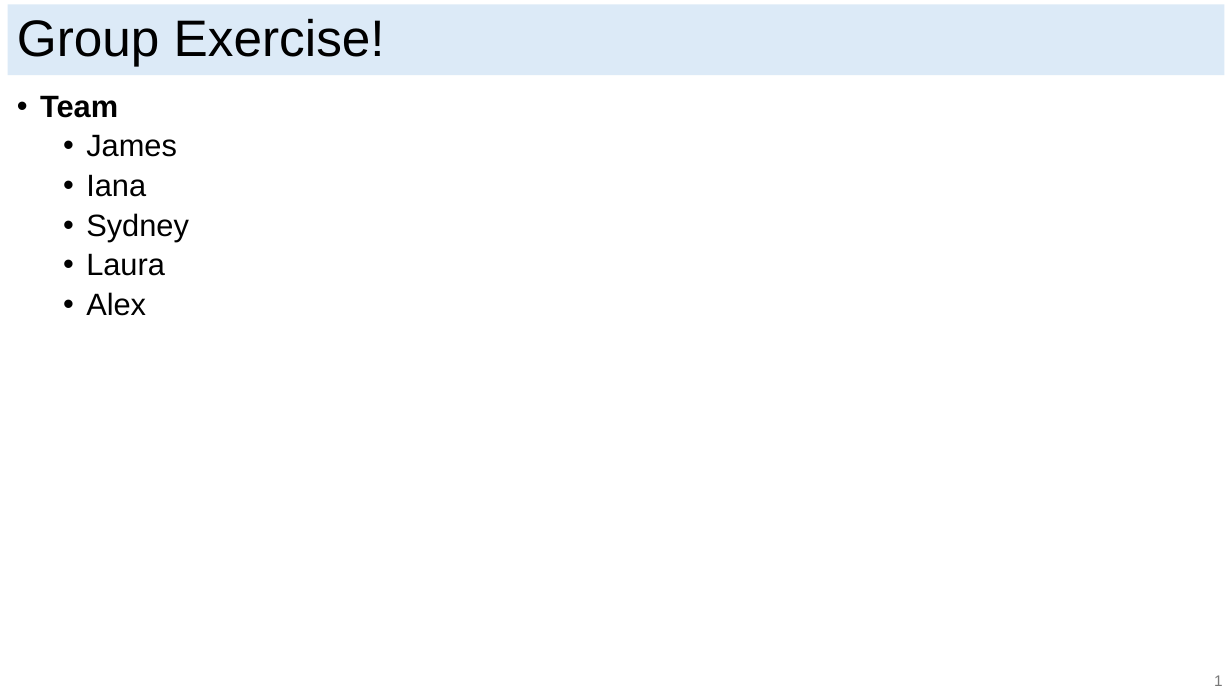
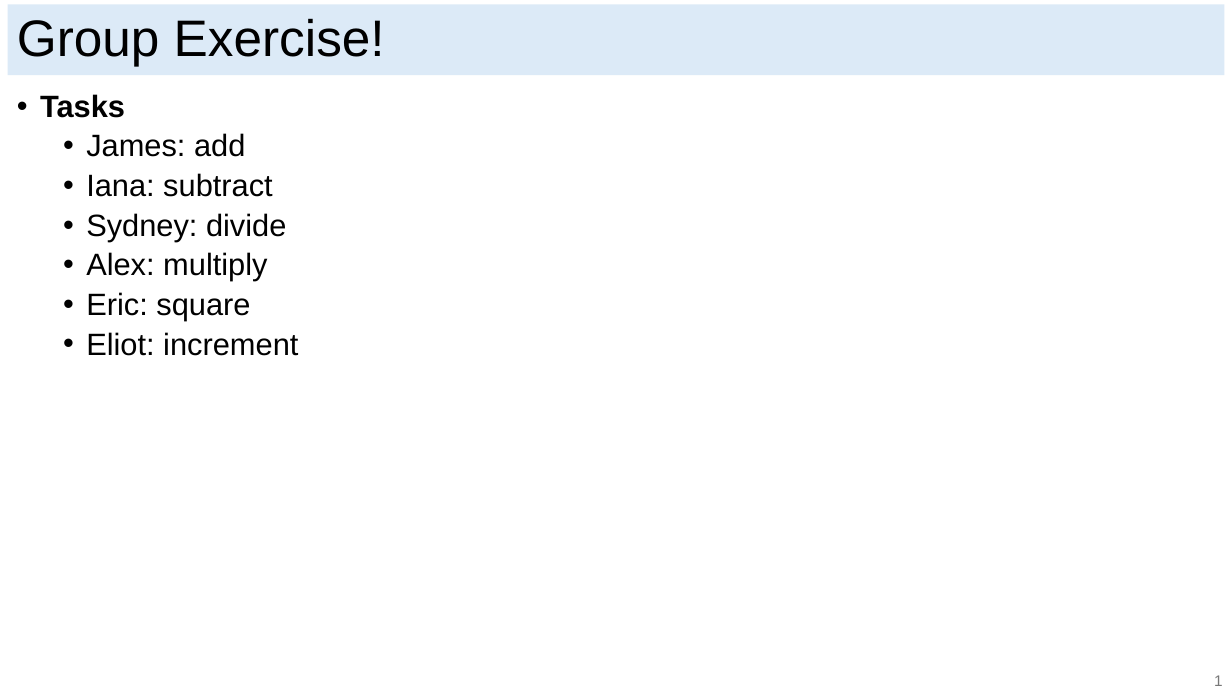
Before and after one commit to ericjmei/git_python_workshop, a slide deck: slide 8 of slides/git_slides.pptx (slide 6 before the commit). Drawn at 1232x693 pixels with LibreOffice and Linux fonts; fonts in the diff are those of the drawing. Boxes give left, top, right and bottom in pixels: in the first picture for what was removed or moved away, otherwise in the second. Text is boxed around its words. In the diff, an @@ line names an element or a change of style, - is before the commit and + after.

Commit message:
Added text to git intro slides.

```diff
--- a/slides/git_slides.pptx
+++ b/slides/git_slides.pptx
@@ text at <box>40,94,298,356</box>: text changed @@
-• Team
-  • James
-  • Iana
-  • Sydney
-  • Laura
-  • Alex
+• Tasks
+  • James: add
+  • Iana: subtract
+  • Sydney: divide
+  • Alex: multiply
+  • Eric: square
+  • Eliot: increment
```
Also in this commit, not shown: 4 other slides changed, 2 slides added.
